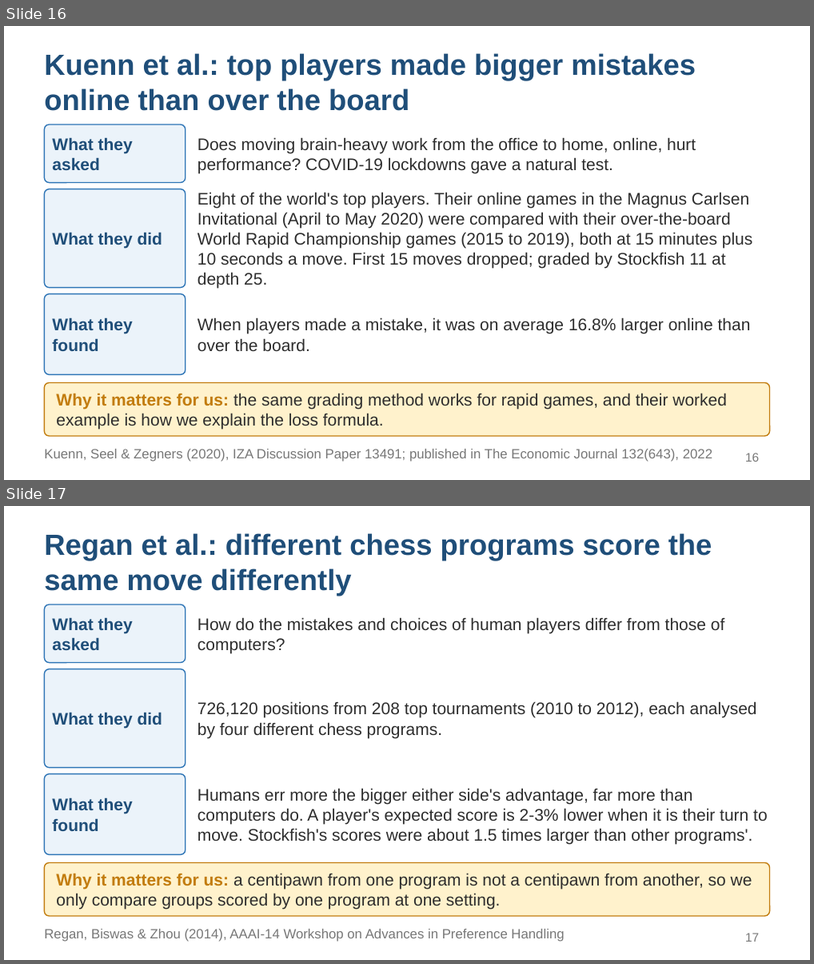
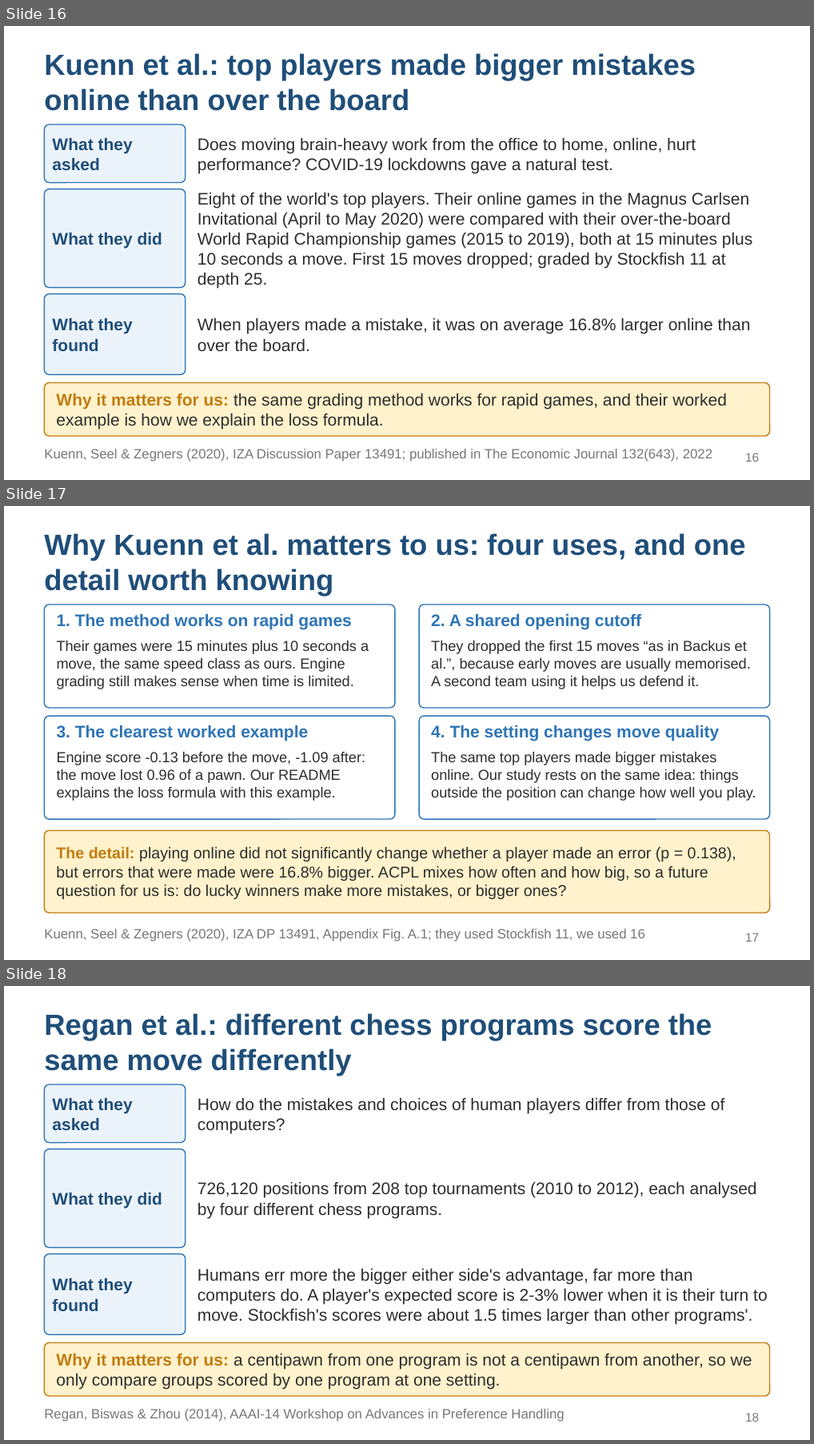
Before and after one commit to KaranaGulati/ContinuedLearningResearch, a slide deck: slides/study2-final.pptx. Shown one above the other, each under a label of ours: slides 16 and 17 before the commit, slides 16, 17 and 18 after it. The pictures are 814x964 and 814x1444 pixels, drawn with LibreOffice and Linux fonts; fonts in the diff are those of the drawing. Boxes give left, top, right and bottom in pixels: in the first picture for what was removed or moved away, otherwise in the second. Text is boxed around its words. In the diff, an @@ line names an element or a change of style, - is before the commit and + after.

```diff
--- a/slides/study2-final.pptx
+++ b/slides/study2-final.pptx
@@ slide 17 added at (4, 506, 810, 960), background #FFFFFF @@
@@ title added at (44, 533, 746, 596), 26 pt, text #1F4E79, bold @@
+Why Kuenn et al. matters to us: four uses, and one detail worth knowing
@@ rounded rectangle added at (44, 604, 395, 708), fill #FFFFFF, outline #2E75B6 1 pt @@
@@ text added at (57, 613, 351, 629), 15 pt, text #2E75B6, bold @@
+1. The method works on rapid games
@@ rounded rectangle added at (419, 604, 770, 708), fill #FFFFFF, outline #2E75B6 1 pt @@
@@ text added at (431, 613, 642, 629), 15 pt, text #2E75B6, bold @@
+2. A shared opening cutoff
@@ text added at (57, 640, 369, 689), 13 pt, text #2D2D2D @@
+Their games were 15 minutes plus 10 seconds a move, the same speed class as ours. Engine grading still makes sense when time is limited.
@@ text added at (431, 640, 751, 689), 13 pt, text #2D2D2D @@
+They dropped the first 15 moves “as in Backus et al.”, because early moves are usually memorised. A second team using it helps us defend it.
@@ rounded rectangle added at (44, 716, 395, 819), fill #FFFFFF, outline #2E75B6 1 pt @@
@@ rounded rectangle added at (419, 716, 770, 819), fill #FFFFFF, outline #2E75B6 1 pt @@
@@ text added at (57, 724, 308, 740), 15 pt, text #2E75B6, bold @@
+3. The clearest worked example
@@ text added at (431, 724, 720, 740), 15 pt, text #2E75B6, bold @@
+4. The setting changes move quality
@@ text added at (57, 751, 366, 800), 13 pt, text #2D2D2D @@
+Engine score -0.13 before the move, -1.09 after: the move lost 0.96 of a pawn. Our README explains the loss formula with this example.
@@ text added at (431, 751, 757, 800), 13 pt, text #2D2D2D @@
+The same top players made bigger mistakes online. Our study rests on the same idea: things outside the position can change how well you play.
@@ rounded rectangle added at (44, 830, 770, 912), fill #FFF2CC, outline #C27C0E 1 pt @@
@@ text added at (56, 846, 737, 899), 14 pt, text #2D2D2D @@
+The detail: playing online did not significantly change whether a player made an error (p = 0.138), but errors that were made were 16.8% bigger. ACPL mixes how often and how big, so a future question for us is: do lucky winners make more mistakes, or bigger ones?
@@ text added at (44, 928, 646, 941), 12 pt, text #777777 @@
+Kuenn, Seel & Zegners (2020), IZA DP 13491, Appendix Fig. A.1; they used Stockfish 11, we used 16
@@ page number added at (746, 932, 759, 941), 11 pt, text #777777 @@
+17
@@ what was slide 17 is now slide 18 @@
@@ page number at (746, 1412, 759, 1421): text changed @@
-17
+18
```
Also in this commit, not shown: 1 other file.
